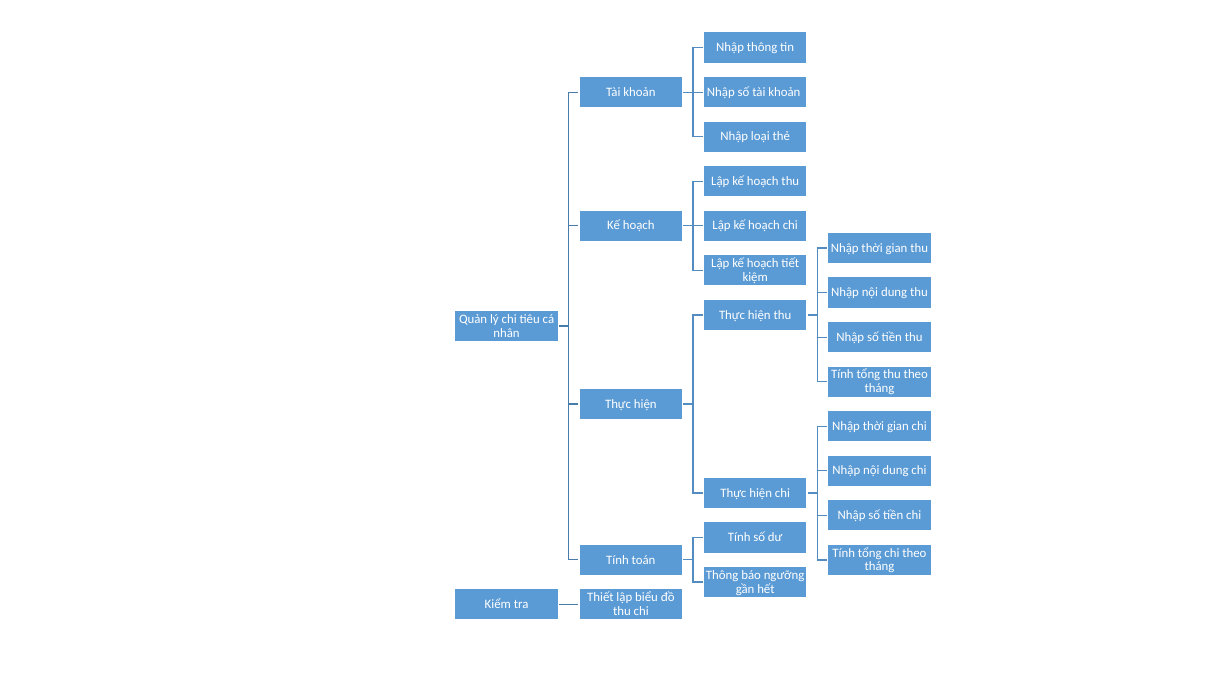
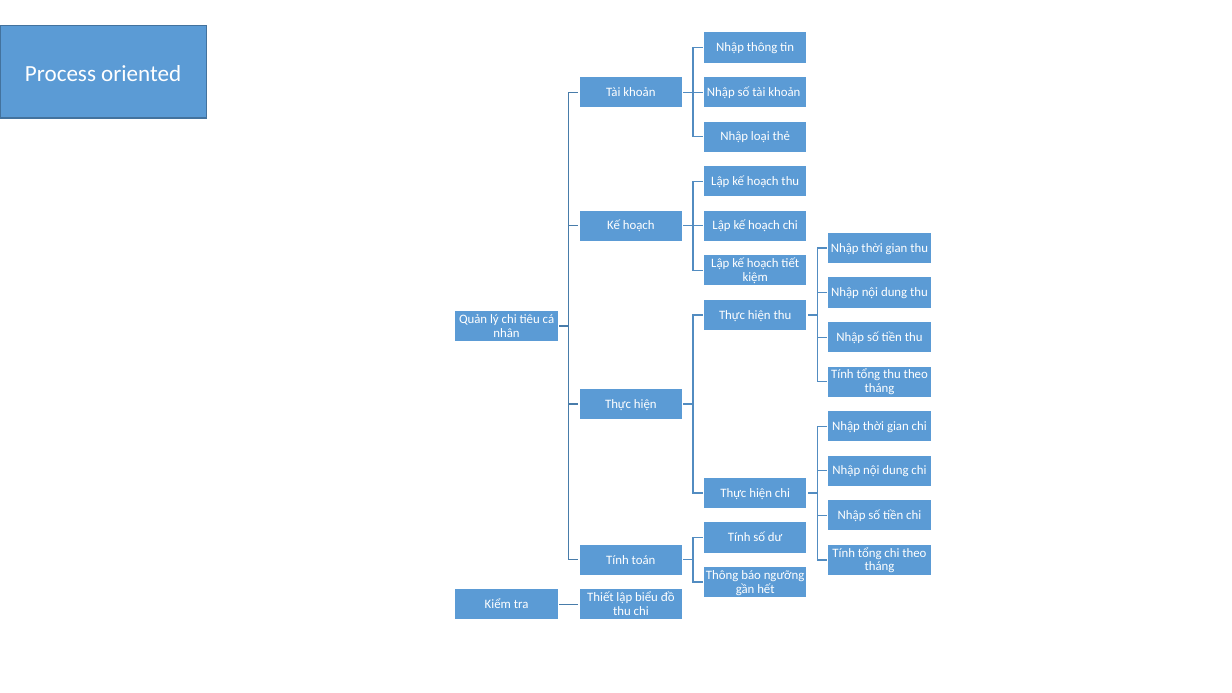
Before and after one commit to Laintn/43K22T02, a slide deck: slide 2 of WBS-43K22T02.pptx. Drawn at 1232x693 pixels with LibreOffice and Linux fonts; fonts in the diff are those of the drawing. Boxes give left, top, right and bottom in pixels: in the first picture for what was removed or moved away, otherwise in the second. Text is boxed around its words. In the diff, an @@ line names an element or a change of style, - is before the commit and + after.

```diff
--- a/WBS-43K22T02.pptx
+++ b/WBS-43K22T02.pptx
@@ rectangle added at [0,26,206,118], fill #5B9BD5, outline #43739E 1 pt, 18 pt, text #FFFFFF @@
+Process oriented
```
Also in this commit, not shown: 1 other slide changed.
